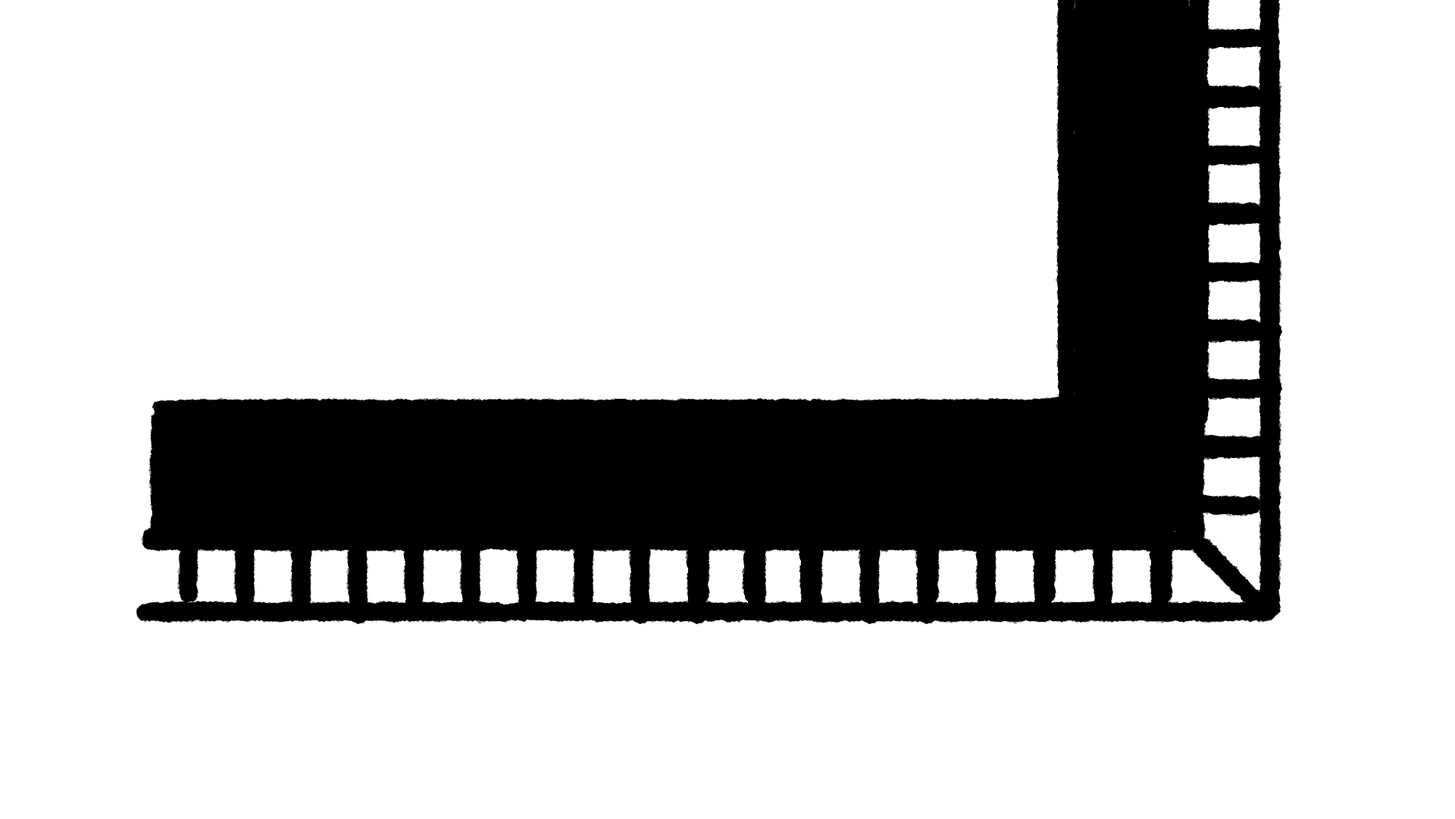
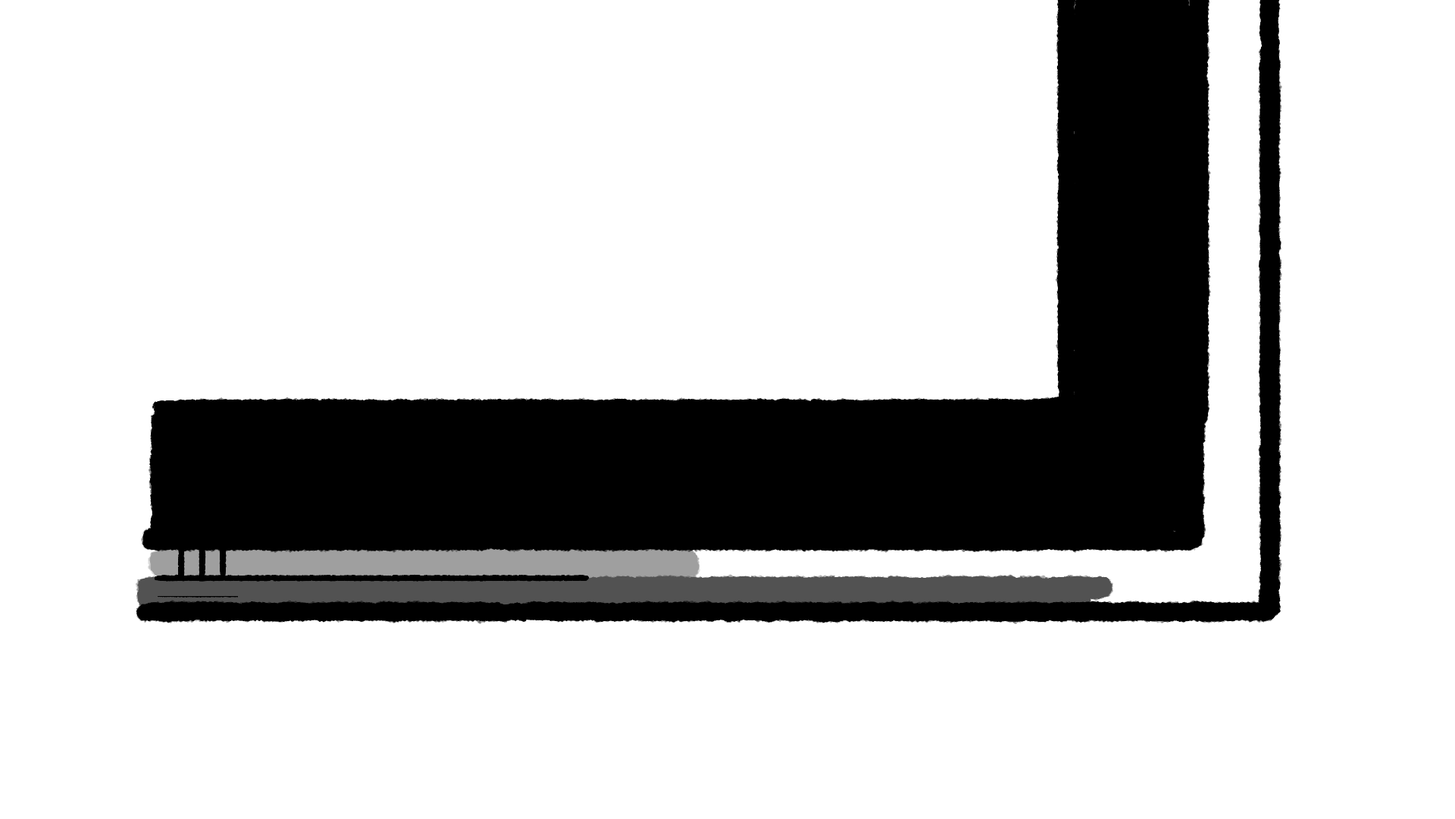
Layered file, before and after one edit (1455×819). Changes by layer:
hid "Wall Lines" over [177, 28, 1283, 624]
added layer "Layer 3" above "Layer 1" over [157, 595, 239, 603]
added layer "Layer 1" above "Layer 2" over [135, 548, 1114, 607]
added layer "Layer 2" above "Background" over [147, 548, 702, 583]
